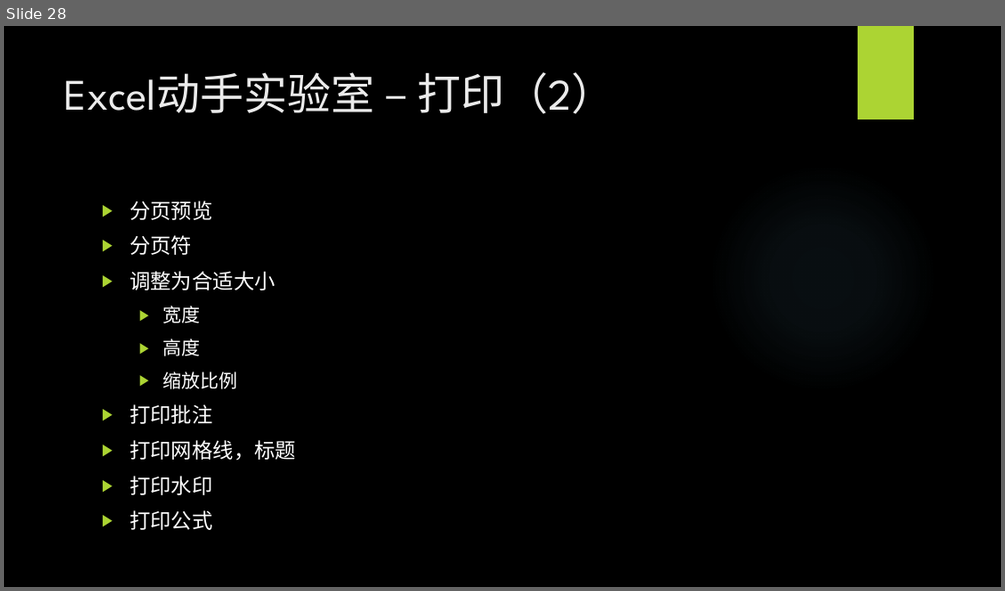
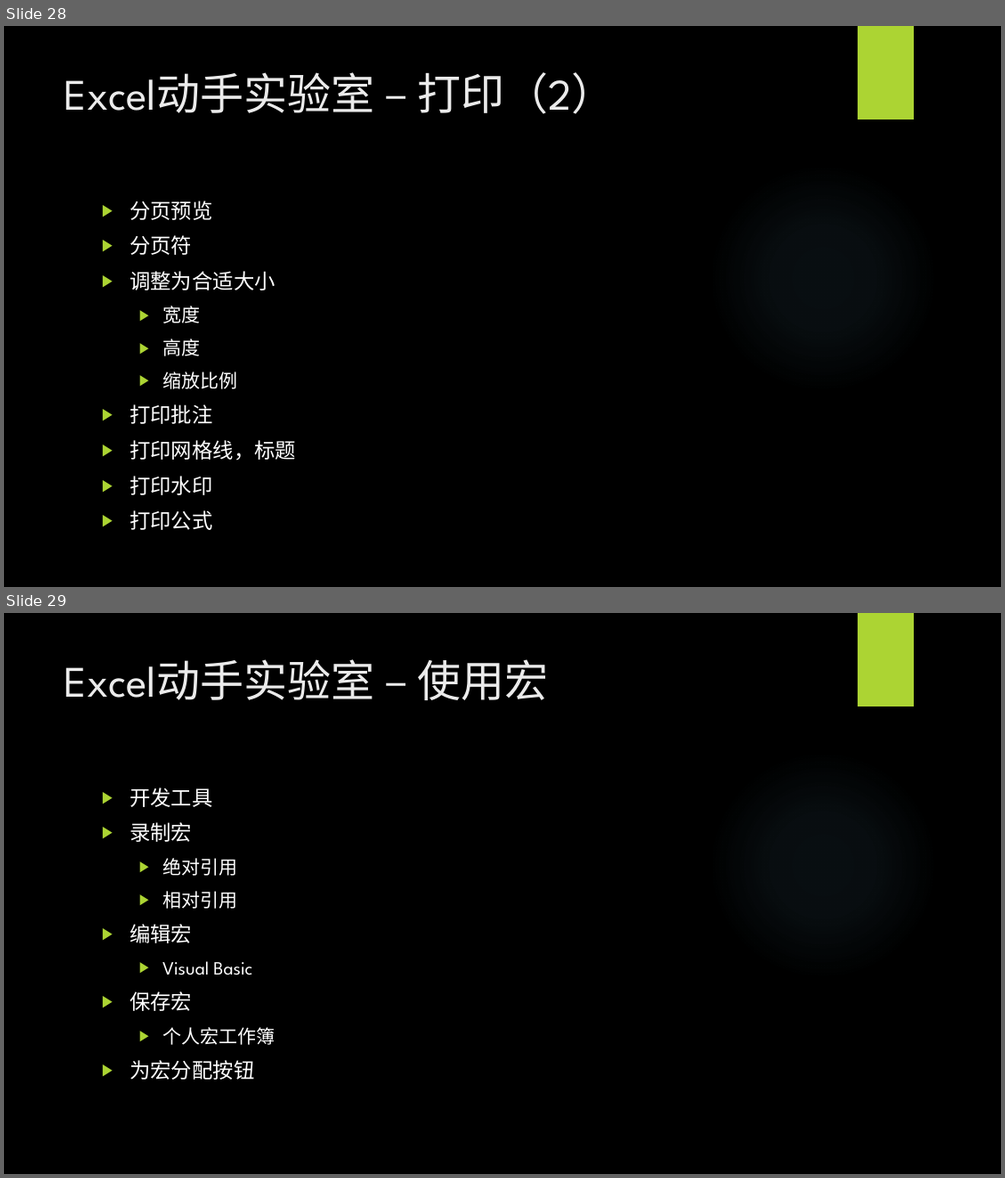
Before and after one commit to BigEgg/OfficeTraining, a slide deck: Excel动手实验室.pptx. Shown one above the other, each under a label of ours: slide 28 before the commit, slides 28 and 29 after it. The pictures are 1005x591 and 1005x1178 pixels, drawn with LibreOffice and Linux fonts; fonts in the diff are those of the drawing; background and template pictures are left out. Boxes give left, top, right and bottom in pixels: in the first picture for what was removed or moved away, otherwise in the second. Text is boxed around its words. In the diff, an @@ line names an element or a change of style, - is before the commit and + after.

Commit message:
Complete "Work with macros"

```diff
--- a/Excel动手实验室.pptx
+++ b/Excel动手实验室.pptx
@@ slide 29 added at bbox=[4, 613, 1001, 1174], background picture (left out); not listed: 2 template elements that a slide beside it also shows @@
@@ title added at bbox=[65, 659, 549, 700], 42 pt, text #EBEBEB @@
+Excel动手实验室 – 使用宏
@@ text added at bbox=[129, 787, 275, 1079], 18 pt, text #FFFFFF @@
+▶ 开发工具
+▶ 录制宏
+  ▶ 绝对引用
+  ▶ 相对引用
+▶ 编辑宏
+  ▶ Visual Basic
+▶ 保存宏
+  ▶ 个人宏工作簿
+▶ 为宏分配按钮
```
